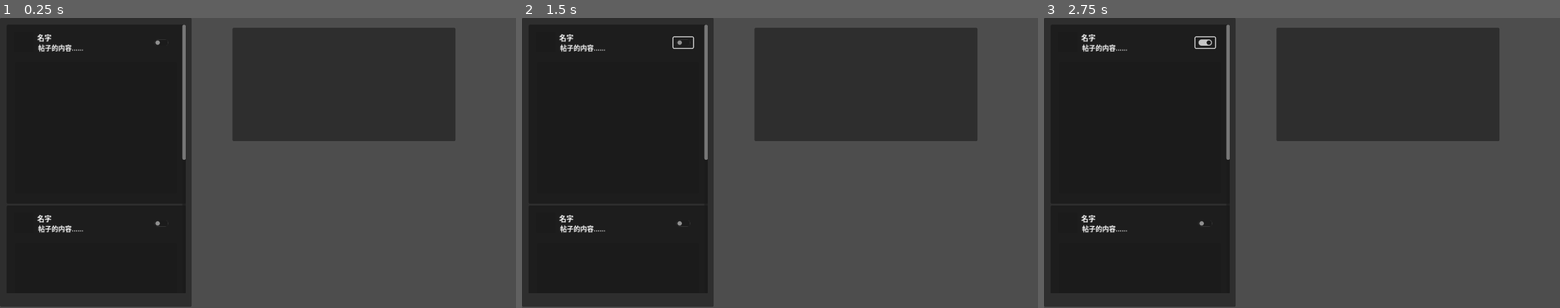
Above: before the commit, frames 1-3 (left to right).
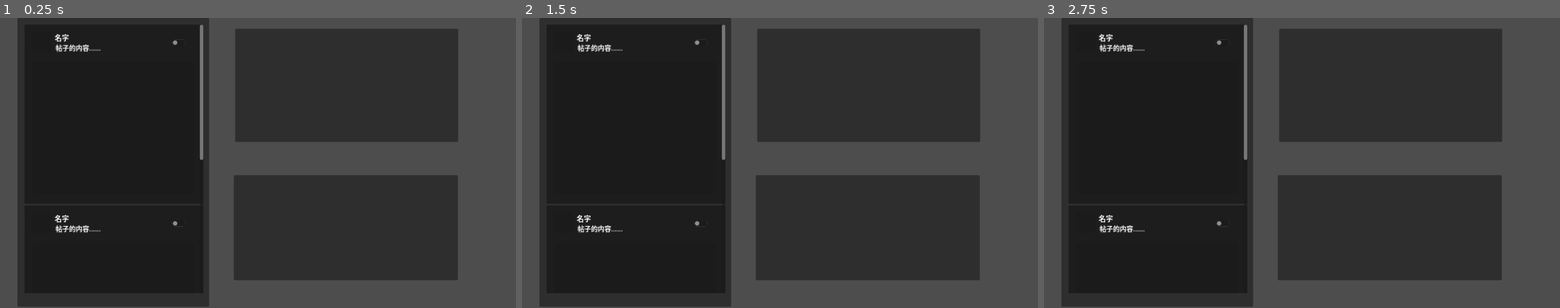
Above: after the commit, the same moments.

Repository: kmeykranz/JamTime-CIGA24
Game: Godot game, scene res://game.tscn
Same seed, same stepped clock (60 frames per second), same inputs: the game is played once before the commit and once after it. The project has no main scene, so this scene is started directly.
Inputs (mouse positions are in pixels of both pictures, inside the frame that each line leads up to):
- Up to frame 1 (0.25 s): no input
- Up to frame 2 (1.5 s): click (681, 44) at 0.52 s; click (681, 44) at 1.27 s
- Up to frame 3 (2.75 s): click (1203, 44) at 2.02 s

The runs differ from the first frame. In frame 1, 24% of the frame differs, in the area x 0-89%, y 0-100%; in frame 2, 24%; in frame 3, 24%.

Commit message:
游戏基本功能；信息流，灵感区，决定区

Diff:
--- a/Idea.gd
+++ b/Idea.gd
@@ -1,5 +1,6 @@
 extends Panel
 
+signal button_clicked(button)
 
 # Called when the node enters the scene tree for the first time.
 func _ready() -> void:
@@ -9,3 +10,38 @@
 # Called every frame. 'delta' is the elapsed time since the previous frame.
 func _process(delta: float) -> void:
 	pass
+
+
+func _on_media_liked(sender) -> void:
+	# 获取所有子节点
+	var child_nodes = sender.get_children()
+	# 遍历所有子节点
+	for child in child_nodes:
+		if child.name.begins_with("word"):
+			print("name: ", child.get_meta("Word"))
+			print("type: ", child.get_meta("Type"))
+
+	randomize() # 初始化随机数生成器
+
+	# 获取面板的大小
+	var panel_size = size
+
+	# 遍历信息列表，为每条信息创建一个按钮并随机放置
+	for child in child_nodes:
+		if child.name.begins_with("word"):
+			var button = Button.new()
+			button.text = child.get_meta("Word")
+			button.set_meta("Type",child.get_meta("Type"))
+			button.connect("pressed",Callable(self,"_on_button_pressed").bind(button))
+			add_child(button)
+
+			# 设置按钮的随机位置，确保不会超出面板边界
+			var random_x = randi() % int(panel_size.x - button.size.x)
+			var random_y = randi() % int(panel_size.y - button.size.y)
+			button.position = Vector2(random_x, random_y)
+
+# 当按钮被点击时调用的方法
+func _on_button_pressed(button):
+	print("Button pressed: ", button.text)
+	emit_signal("button_clicked", button)
+	button.queue_free()
--- /dev/null
+++ b/Output.gd
@@ -0,0 +1,27 @@
+extends Panel
+
+
+# Called when the node enters the scene tree for the first time.
+func _ready() -> void:
+	pass # Replace with function body.
+
+
+# Called every frame. 'delta' is the elapsed time since the previous frame.
+func _process(delta: float) -> void:
+	pass
+
+
+func _on_idea_button_clicked(button: Variant) -> void:
+	randomize() # 初始化随机数生成器
+
+	# 获取面板的大小
+	var panel_size = size
+
+	var but = Button.new()
+	but.text = button.text
+	add_child(but)
+
+	# 设置按钮的随机位置，确保不会超出面板边界
+	var random_x = randi() % int(panel_size.x - but.size.x)
+	var random_y = randi() % int(panel_size.y - but.size.y)
+	but.position = Vector2(random_x, random_y)
--- a/game.tscn
+++ b/game.tscn
@@ -1,7 +1,8 @@
-[gd_scene load_steps=3 format=3 uid="uid://b1tie2vwgp08j"]
+[gd_scene load_steps=4 format=3 uid="uid://b1tie2vwgp08j"]
 
 [ext_resource type="PackedScene" uid="uid://ctde0c5f4rns1" path="res://media.tscn" id="1_ss3na"]
 [ext_resource type="Script" path="res://Idea.gd" id="2_kx3pv"]
+[ext_resource type="Script" path="res://Output.gd" id="3_yb7ng"]
 
 [node name="Game" type="Control"]
 layout_mode = 3
@@ -13,11 +14,24 @@
 
 [node name="Media" parent="." instance=ExtResource("1_ss3na")]
 layout_mode = 1
+offset_left = 39.0
+offset_right = 39.0
 
 [node name="Idea" type="Panel" parent="."]
 layout_mode = 0
-offset_left = 519.0
-offset_top = 22.0
-offset_right = 1017.0
-offset_bottom = 275.0
+offset_left = 525.0
+offset_top = 24.0
+offset_right = 1023.0
+offset_bottom = 277.0
 script = ExtResource("2_kx3pv")
+
+[node name="Output" type="Panel" parent="."]
+layout_mode = 0
+offset_left = 522.0
+offset_top = 351.0
+offset_right = 1022.0
+offset_bottom = 586.0
+script = ExtResource("3_yb7ng")
+
+[connection signal="liked" from="Media" to="Idea" method="_on_media_liked"]
+[connection signal="button_clicked" from="Idea" to="Output" method="_on_idea_button_clicked"]
--- a/media.gd
+++ b/media.gd
@@ -1,4 +1,6 @@
 extends Control
+
+signal liked()
 
 # Called when the node enters the scene tree for the first time.
 func _ready() -> void:
@@ -11,10 +13,4 @@
 
 func _on_post_liked(sender) -> void:
 	print("Signal received from: ", sender.name)
-	# 获取所有子节点
-	var child_nodes = sender.get_children()
-	# 遍历所有子节点
-	for child in child_nodes:
-		if child.name.begins_with("word"):
-			print("name: ", child.get_meta("Word"))
-			print("type: ", child.get_meta("Type"))
+	emit_signal("liked",sender)
